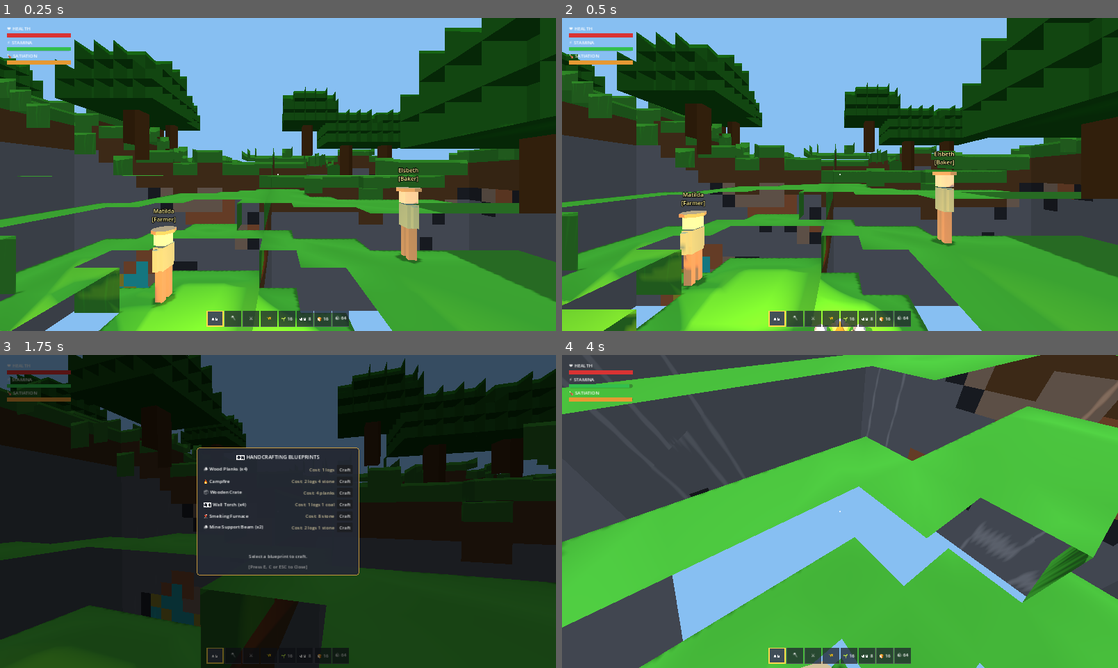
Above: before the commit, frames 1-4 (two rows, left to right).
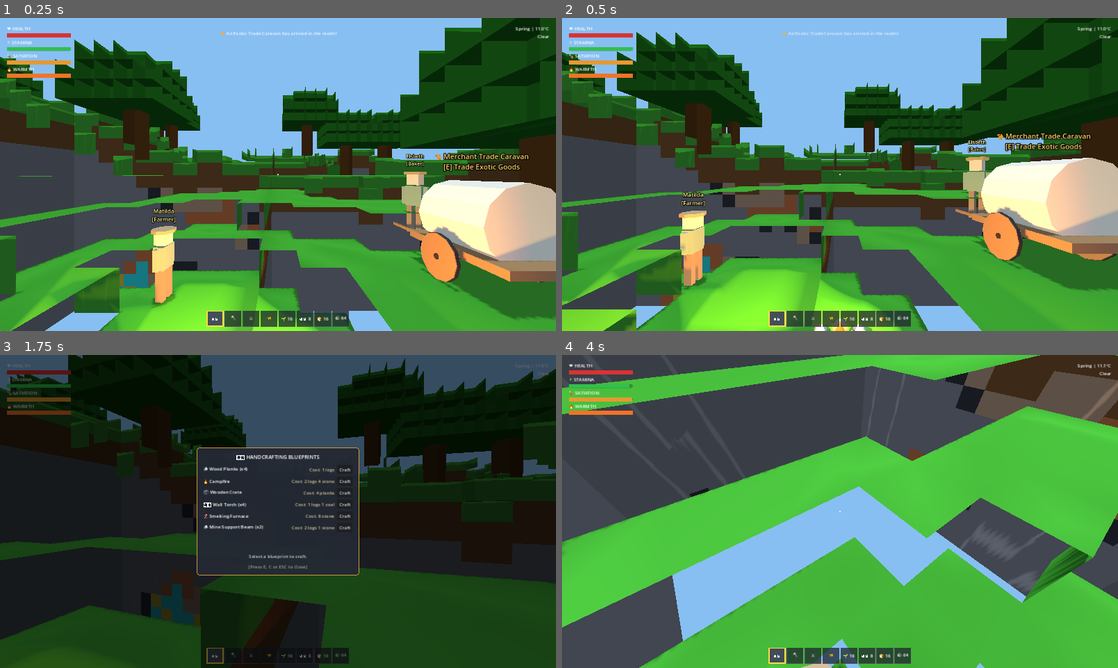
Above: after the commit, the same moments.

Repository: dilmurodmuxsinjonov/my-game
Game: Godot game, scene res://scenes/main.tscn
Two runs of this game, one before a commit and one after it. Both use one fixed random seed, a clock stepped at 60 frames per second and the inputs below.
Inputs (mouse positions are in pixels of both pictures, inside the frame that each line leads up to):
- Up to frame 1 (0.25 s): no input
- Up to frame 2 (0.5 s): no input
- Up to frame 3 (1.75 s): tap Enter at 0.5 s; move the mouse to (305, 511) at 0.52 s; hold W from 0.53 s (still down); tap E at 0.6, 1.55 s; click (305, 511) at 0.67 s; tap Space at 0.77, 1.52 s; tap C at 0.8, 1.35 s; move the mouse to (250, 511) at 1.27 s; click (250, 511) at 1.42 s
- Up to frame 4 (4 s): tap E at 2, 2.1, 3.05, 3.5 s; move the mouse to (895, 442) at 2.02 s; release W at 2.03 s; hold D 2.03-2.78 s; click (895, 442) at 2.17 s; tap C at 2.3, 2.85, 3.8 s; move the mouse to (834, 517) at 2.77 s; hold W 2.78-3.53 s; click (834, 517) at 2.92 s; tap Space at 3.02, 3.77 s; move the mouse to (1006, 558) at 3.52 s; hold A from 3.53 s (still down); tap 1 at 3.6 s; click (1006, 558) at 3.67 s

The runs differ from the first frame. In frame 1, 11% of the frame differs, in the area x 1-100%, y 2-97%; in frame 2, 11%; in frame 3, 0.2%; in frame 4, 0.3%.

Commit message:
feat(climate): add season manager, dynamic weather, warmth vitals, and trade caravan

Diff:
--- a/scripts/core/game_manager.gd
+++ b/scripts/core/game_manager.gd
@@ -15,6 +15,10 @@
 var workstations: Array[Workstation] = []
 var agriculture_manager: AgricultureManager
 var threat_manager: ThreatManager
+var season_manager: SeasonManager
+var active_caravans: Array[TradeCaravan] = []
+var caravan_timer: float = 0.0
+var caravan_interval: float = 160.0
 
 # Game day/night simulation
 var day_timer: float = 0.0
@@ -25,7 +29,7 @@
 	supply_chain = SupplyChain.new()
 	sun_light = $DirectionalLight3D
 
-	# Initialize Agriculture & Threat Systems
+	# Initialize Agriculture, Threat & Season Systems
 	agriculture_manager = AgricultureManager.new(voxel_world, supply_chain)
 	agriculture_manager.name = "AgricultureManager"
 	add_child(agriculture_manager)
@@ -38,6 +42,12 @@
 	threat_manager.raid_spawned.connect(_on_raid_spawned)
 	threat_manager.raid_defeated.connect(_on_raid_defeated)
 	threat_manager.bandit_slain.connect(_on_bandit_slain)
+
+	season_manager = SeasonManager.new(agriculture_manager)
+	season_manager.name = "SeasonManager"
+	add_child(season_manager)
+	season_manager.season_changed.connect(_on_season_changed)
+	season_manager.weather_changed.connect(_on_weather_changed)
 
 	# Wire up player
 	if player:
@@ -68,9 +78,10 @@
 		crafting_menu.supply_chain = supply_chain
 		crafting_menu.item_crafted.connect(_on_item_crafted)
 
-	# Spawn initial workstations and citizens
+	# Spawn initial workstations, citizens, and trade caravan
 	_spawn_initial_workstations()
 	_spawn_initial_citizens()
+	spawn_trade_caravan()
 
 	print("[GAME MANAGER] Voxel Lord realm successfully initialized!")
 
@@ -146,6 +157,20 @@
 		var sun_height = sin(angle_rad)
 		sun_light.light_energy = maxf(0.1, sun_height * 1.2)
 
+	# Thermal climate & seasonal updates
+	if season_manager:
+		var current_temp = season_manager.calculate_current_temperature(progress)
+		if player:
+			player.ambient_temperature = current_temp
+		if hud:
+			hud.update_season_display(season_manager.get_season_name(), current_temp, season_manager.get_weather_name())
+
+	# Caravan periodic arrival
+	caravan_timer += delta
+	if caravan_timer >= caravan_interval:
+		caravan_timer = 0.0
+		spawn_trade_caravan()
+
 func _on_role_reassigned(role_name: String, _delta: int) -> void:
 	var role_enum = Citizen.Role.UNASSIGNED
 	match role_name:
@@ -165,7 +190,7 @@
 		crafting_menu.open_menu(null)
 
 func _on_interact_requested(target: Node3D) -> void:
-	if target is Workstation and crafting_menu:
+	if (target is Workstation or target is TradeCaravan) and crafting_menu:
 		crafting_menu.open_menu(target)
 
 func _on_item_crafted(recipe_name: String, _item: Dictionary) -> void:
@@ -207,3 +232,36 @@
 func _on_bandit_slain(_loot: Dictionary) -> void:
 	if hud:
 		hud.show_notification("☠️ Bandit Slain! Spoils gathered.")
+
+func spawn_trade_caravan() -> void:
+	if active_caravans.size() > 0:
+		return
+
+	var caravan = TradeCaravan.new()
+	var spawn_x = 36
+	var spawn_z = 28
+	var surface_y = voxel_world.get_surface_height(spawn_x, spawn_z) if voxel_world else 16
+	caravan.position = Vector3(spawn_x + 0.5, surface_y + 1.0, spawn_z + 0.5)
+	caravan.traded.connect(_on_caravan_traded)
+	caravan.departed.connect(_on_caravan_departed.bind(caravan))
+	add_child(caravan)
+	active_caravans.append(caravan)
+	if hud:
+		hud.show_notification("🐪 An Exotic Trade Caravan has arrived in the realm!")
+
+func _on_caravan_traded(item_bought: String, cost: int) -> void:
+	if hud:
+		hud.show_notification("💰 Traded %s for %d coins with the caravan!" % [item_bought.capitalize(), cost])
+
+func _on_caravan_departed(caravan: TradeCaravan) -> void:
+	active_caravans.erase(caravan)
+	if hud:
+		hud.show_notification("🐪 Trade Caravan has departed for distant lands.")
+
+func _on_season_changed(_old_season: SeasonManager.Season, new_season: SeasonManager.Season) -> void:
+	if hud and season_manager:
+		hud.show_notification("🍂 Season changed to %s!" % season_manager.get_season_name(new_season))
+
+func _on_weather_changed(new_weather: SeasonManager.Weather) -> void:
+	if hud and season_manager:
+		hud.show_notification("🌧️ Weather: %s" % season_manager.get_weather_name(new_weather))
--- /dev/null
+++ b/scripts/economy/trade_caravan.gd
@@ -0,0 +1,103 @@
+class_name TradeCaravan
+extends StaticBody3D
+
+## Feudal Merchant Trade Caravan.
+## Arrives periodically with draft cart and offers exotic goods (spices, salt, fabric, steel)
+## in exchange for realm commodities and coins.
+
+signal traded(item_bought: String, cost: int)
+signal departed()
+
+var model_instance: Node3D
+var collision_box: CollisionShape3D
+var prompt_label: Label3D
+
+var stay_duration: float = 90.0 # Stays for 1.5 minutes
+var stay_timer: float = 0.0
+
+# Caravan wares and prices (in coins)
+var wares: Dictionary = {
+	"spices": {"price": 12, "stock": 5, "icon": "🌶️"},
+	"cured_salt": {"price": 6, "stock": 10, "icon": "🧂"},
+	"fine_fabric": {"price": 15, "stock": 6, "icon": "🧵"},
+	"steel_ingot": {"price": 20, "stock": 4, "icon": "⚔️"},
+	"rare_seeds": {"price": 8, "stock": 8, "icon": "🌾"}
+}
+
+# Purchase prices for kingdom surplus (what caravan pays the player)
+var purchase_rates: Dictionary = {
+	"bread": 2,
+	"wheat": 1,
+	"logs": 1,
+	"stone": 1,
+	"iron_ore": 3,
+	"copper_ore": 2
+}
+
+func _ready() -> void:
+	_setup_visuals()
+
+func _setup_visuals() -> void:
+	collision_box = CollisionShape3D.new()
+	var box = BoxShape3D.new()
+	box.size = Vector3(1.8, 1.8, 2.6)
+	collision_box.shape = box
+	collision_box.position = Vector3(0, 0.9, 0)
+	add_child(collision_box)
+
+	# Load Blender caravan_cart.glb
+	var glb_path = "res://assets/models/caravan_cart.glb"
+	if ResourceLoader.exists(glb_path):
+		var scene_res = load(glb_path)
+		if scene_res:
+			model_instance = scene_res.instantiate()
+			add_child(model_instance)
+
+	# Prompt billboard
+	prompt_label = Label3D.new()
+	prompt_label.text = "🐪 Merchant Trade Caravan\n[E] Trade Exotic Goods"
+	prompt_label.position = Vector3(0, 2.3, 0)
+	prompt_label.billboard = BaseMaterial3D.BILLBOARD_ENABLED
+	prompt_label.font_size = 28
+	prompt_label.modulate = Color(1.0, 0.85, 0.4)
+	add_child(prompt_label)
+
+func _process(delta: float) -> void:
+	stay_timer += delta
+	if stay_timer >= stay_duration:
+		depart()
+
+func buy_item(item_key: String, supply_chain: SupplyChain) -> bool:
+	if not wares.has(item_key) or not supply_chain:
+		return false
+
+	var ware = wares[item_key]
+	if ware["stock"] <= 0:
+		return false
+
+	var price = ware["price"]
+	# Check if player / supply chain has enough coins
+	var current_coins = supply_chain.inventory.get("coins", 0)
+	if current_coins < price:
+		return false
+
+	supply_chain.consume_resource("coins", price)
+	supply_chain.add_resource(item_key, 1)
+	ware["stock"] -= 1
+	emit_signal("traded", item_key, price)
+	return true
+
+func sell_resource(item_key: String, amount: int, supply_chain: SupplyChain) -> bool:
+	if not purchase_rates.has(item_key) or not supply_chain:
+		return false
+
+	var rate = purchase_rates[item_key]
+	if supply_chain.consume_resource(item_key, amount):
+		var earned_coins = rate * amount
+		supply_chain.add_resource("coins", earned_coins)
+		return true
+	return false
+
+func depart() -> void:
+	emit_signal("departed")
+	queue_free()
--- a/scripts/entities/player.gd
+++ b/scripts/entities/player.gd
@@ -8,6 +8,7 @@
 signal health_changed(new_health: float, max_health: float)
 signal stamina_changed(new_stamina: float, max_stamina: float)
 signal hunger_changed(new_hunger: float, max_hunger: float)
+signal warmth_changed(new_warmth: float, max_warmth: float)
 signal hotbar_slot_changed(slot_index: int, item_data: Dictionary)
 signal block_action_performed(action: String, block_pos: Vector3i, block_type: int)
 signal interact_requested(target: Node3D)
@@ -28,6 +29,9 @@
 var stamina: float = 100.0
 var max_hunger: float = 100.0
 var hunger: float = 0.0 # 0 = satisfied, 100 = starving
+var max_warmth: float = 100.0
+var warmth: float = 100.0
+var ambient_temperature: float = 16.0
 
 # Nodes
 @onready var head: Node3D = Node3D.new()
@@ -39,7 +43,7 @@
 # External references
 var voxel_world: VoxelWorld
 var supply_chain: SupplyChain
-var hovered_workstation: Workstation = null
+var hovered_interactive: Node3D = null
 
 # Hotbar Inventory (8 slots)
 var active_slot: int = 0
@@ -116,8 +120,8 @@
 		if event.keycode >= KEY_1 and event.keycode <= KEY_8:
 			_select_slot(event.keycode - KEY_1)
 		elif event.keycode == KEY_E and Input.mouse_mode == Input.MOUSE_MODE_CAPTURED:
-			if hovered_workstation:
-				emit_signal("interact_requested", hovered_workstation)
+			if hovered_interactive:
+				emit_signal("interact_requested", hovered_interactive)
 			else:
 				emit_signal("open_crafting_requested")
 		elif event.keycode == KEY_ESCAPE:
@@ -138,16 +142,18 @@
 func _check_hovered_interactive() -> void:
 	if raycast and raycast.is_colliding():
 		var col = raycast.get_collider()
-		if col is Workstation:
-			if hovered_workstation != col:
-				if hovered_workstation:
-					hovered_workstation.set_prompt_visible(false)
-				hovered_workstation = col
-				hovered_workstation.set_prompt_visible(true)
+		if col is Workstation or col is TradeCaravan:
+			if hovered_interactive != col:
+				if hovered_interactive and hovered_interactive.has_method("set_prompt_visible"):
+					hovered_interactive.set_prompt_visible(false)
+				hovered_interactive = col
+				if hovered_interactive and hovered_interactive.has_method("set_prompt_visible"):
+					hovered_interactive.set_prompt_visible(true)
 			return
-	if hovered_workstation:
-		hovered_workstation.set_prompt_visible(false)
-		hovered_workstation = null
+	if hovered_interactive:
+		if hovered_interactive.has_method("set_prompt_visible"):
+			hovered_interactive.set_prompt_visible(false)
+		hovered_interactive = null
 
 func _handle_movement(delta: float) -> void:
 	# Gravity
@@ -206,6 +212,46 @@
 		health = minf(max_health, health + delta * 1.5)
 		emit_signal("health_changed", health, max_health)
 
+	# Thermal warmth loop
+	_update_thermal_balance(delta)
+
+func _update_thermal_balance(delta: float) -> void:
+	var is_sheltered = false
+	if voxel_world:
+		var head_pos = Vector3i(int(floor(global_position.x)), int(floor(global_position.y + 1.8)), int(floor(global_position.z)))
+		for dy in range(1, 9):
+			var check_block = voxel_world.get_block_world(head_pos + Vector3i(0, dy, 0))
+			if check_block != VoxelChunk.BlockType.AIR and check_block != VoxelChunk.BlockType.WATER:
+				is_sheltered = true
+				break
+
+	var is_near_heat = false
+	var scene = get_tree().current_scene
+	if scene:
+		for child in scene.get_children():
+			if child is Torch:
+				if global_position.distance_to(child.global_position) < 4.0:
+					is_near_heat = true
+					break
+			elif child is Workstation:
+				if child.station_type == Workstation.StationType.CAMPFIRE or child.station_type == Workstation.StationType.FURNACE:
+					if global_position.distance_to(child.global_position) < 7.0:
+						is_near_heat = true
+						break
+
+	if is_near_heat or ambient_temperature >= 15.0:
+		warmth = minf(max_warmth, warmth + delta * 6.0)
+	elif ambient_temperature < 5.0 and not is_sheltered:
+		var cold_severity = maxf(1.0, (5.0 - ambient_temperature) * 0.4)
+		warmth = maxf(0.0, warmth - delta * cold_severity)
+	elif ambient_temperature < 0.0 and is_sheltered:
+		warmth = maxf(0.0, warmth - delta * 0.5)
+
+	emit_signal("warmth_changed", warmth, max_warmth)
+
+	if warmth <= 0.0:
+		take_damage(delta * 2.5)
+
 func take_damage(amount: float) -> void:
 	health = maxf(0.0, health - amount)
 	emit_signal("health_changed", health, max_health)
@@ -219,9 +265,11 @@
 	health = 50.0
 	hunger = 40.0
 	stamina = 100.0
+	warmth = 100.0
 	emit_signal("health_changed", health, max_health)
 	emit_signal("hunger_changed", hunger, max_hunger)
 	emit_signal("stamina_changed", stamina, max_stamina)
+	emit_signal("warmth_changed", warmth, max_warmth)
 
 func _handle_primary_action() -> void:
 	if not raycast or not raycast.is_colliding():
--- a/scripts/ui/crafting_menu.gd
+++ b/scripts/ui/crafting_menu.gd
@@ -9,6 +9,7 @@
 var player: Player
 var supply_chain: SupplyChain
 var active_workstation: Workstation = null
+var active_caravan: TradeCaravan = null
 
 var is_open: bool = false
 
@@ -198,17 +199,25 @@
 	hint.modulate = Color(0.6, 0.6, 0.6)
 	main_vbox.add_child(hint)
 
-func open_menu(station: Workstation = null) -> void:
-	active_workstation = station
+func open_menu(target: Node = null) -> void:
 	is_open = true
 	visible = true
 	Input.mouse_mode = Input.MOUSE_MODE_VISIBLE
-	_populate_recipes()
+
+	if target is TradeCaravan:
+		active_caravan = target
+		active_workstation = null
+		_populate_caravan_trade()
+	else:
+		active_caravan = null
+		active_workstation = target as Workstation
+		_populate_recipes()
 
 func close_menu() -> void:
 	is_open = false
 	visible = false
 	active_workstation = null
+	active_caravan = null
 	Input.mouse_mode = Input.MOUSE_MODE_CAPTURED
 
 func _unhandled_input(event: InputEvent) -> void:
@@ -340,3 +349,85 @@
 	# Place in active slot or first empty
 	player.hotbar[player.active_slot] = item
 	player.emit_signal("hotbar_slot_changed", player.active_slot, item)
+
+func _populate_caravan_trade() -> void:
+	for child in recipe_list_vbox.get_children():
+		child.queue_free()
+
+	if not active_caravan or not supply_chain:
+		return
+
+	header_title.text = "🐪 FEUDAL TRADE CARAVAN"
+	var coins = supply_chain.inventory.get("coins", 0)
+	status_label.text = "Royal Treasury: %d Gold Coins" % coins
+
+	# Section 1: Buy Exotic Goods
+	var sec1 = Label.new()
+	sec1.text = "--- EXOTIC WARES TO BUY ---"
+	sec1.horizontal_alignment = HORIZONTAL_ALIGNMENT_CENTER
+	sec1.modulate = Color(1.0, 0.85, 0.4)
+	recipe_list_vbox.add_child(sec1)
+
+	for item_key in active_caravan.wares.keys():
+		var ware = active_caravan.wares[item_key]
+		var row = HBoxContainer.new()
+		row.size_flags_horizontal = Control.SIZE_EXPAND_FILL
+
+		var name_lbl = Label.new()
+		name_lbl.text = "%s %s (Stock: %d)" % [ware.get("icon", "📦"), item_key.capitalize(), ware["stock"]]
+		name_lbl.size_flags_horizontal = Control.SIZE_EXPAND_FILL
+		row.add_child(name_lbl)
+
+		var price_lbl = Label.new()
+		price_lbl.text = "%d Coins" % ware["price"]
+		price_lbl.modulate = Color(1.0, 0.85, 0.3)
+		row.add_child(price_lbl)
+
+		var buy_btn = Button.new()
+		buy_btn.text = " Buy 1 "
+		buy_btn.disabled = ware["stock"] <= 0 or coins < ware["price"]
+		buy_btn.pressed.connect(_on_caravan_buy.bind(item_key))
+		row.add_child(buy_btn)
+
+		recipe_list_vbox.add_child(row)
+
+	# Section 2: Sell Realm Surplus
+	var sec2 = Label.new()
+	sec2.text = "--- SELL REALM COMMODITIES (Earn Coins) ---"
+	sec2.horizontal_alignment = HORIZONTAL_ALIGNMENT_CENTER
+	sec2.modulate = Color(0.6, 0.85, 1.0)
+	recipe_list_vbox.add_child(sec2)
+
+	for item_key in active_caravan.purchase_rates.keys():
+		var rate = active_caravan.purchase_rates[item_key]
+		var available = supply_chain.inventory.get(item_key, 0)
+		var row = HBoxContainer.new()
+		row.size_flags_horizontal = Control.SIZE_EXPAND_FILL
+
+		var name_lbl = Label.new()
+		name_lbl.text = "• %s (Stored: %d)" % [item_key.capitalize(), available]
+		name_lbl.size_flags_horizontal = Control.SIZE_EXPAND_FILL
+		row.add_child(name_lbl)
+
+		var rate_lbl = Label.new()
+		rate_lbl.text = "+%d Coins each" % rate
+		rate_lbl.modulate = Color(0.4, 0.9, 0.4)
+		row.add_child(rate_lbl)
+
+		var sell_btn = Button.new()
+		sell_btn.text = " Sell 5 "
+		sell_btn.disabled = available < 5
+		sell_btn.pressed.connect(_on_caravan_sell.bind(item_key, 5))
+		row.add_child(sell_btn)
+
+		recipe_list_vbox.add_child(row)
+
+func _on_caravan_buy(item_key: String) -> void:
+	if active_caravan and active_caravan.buy_item(item_key, supply_chain):
+		status_label.text = "Purchased 1 %s from Trade Caravan!" % item_key.capitalize()
+		_populate_caravan_trade()
+
+func _on_caravan_sell(item_key: String, amount: int) -> void:
+	if active_caravan and active_caravan.sell_resource(item_key, amount, supply_chain):
+		status_label.text = "Sold %d %s for coins!" % [amount, item_key.capitalize()]
+		_populate_caravan_trade()
--- a/scripts/ui/hud.gd
+++ b/scripts/ui/hud.gd
@@ -7,6 +7,8 @@
 var health_bar: ProgressBar
 var hunger_bar: ProgressBar
 var stamina_bar: ProgressBar
+var warmth_bar: ProgressBar
+var season_weather_label: Label
 var crosshair: Control
 var hotbar_container: HBoxContainer
 var notification_label: Label
@@ -84,6 +86,19 @@
 	hunger_bar.add_theme_stylebox_override("fill", sb_hu)
 	vitals_vbox.add_child(hunger_bar)
 
+	# Warmth Bar
+	var wl = Label.new()
+	wl.text = "🔥 WARMTH"
+	vitals_vbox.add_child(wl)
+	warmth_bar = ProgressBar.new()
+	warmth_bar.value = 100.0
+	warmth_bar.custom_minimum_size = Vector2(200, 14)
+	warmth_bar.show_percentage = false
+	var sb_wm = StyleBoxFlat.new()
+	sb_wm.bg_color = Color(0.95, 0.45, 0.15)
+	warmth_bar.add_theme_stylebox_override("fill", sb_wm)
+	vitals_vbox.add_child(warmth_bar)
+
 	# 3. Notification Label (Top Center)
 	notification_label = Label.new()
 	notification_label.anchor_left = 0.5
@@ -93,6 +108,18 @@
 	notification_label.horizontal_alignment = HORIZONTAL_ALIGNMENT_CENTER
 	notification_label.modulate = Color(1.0, 1.0, 1.0, 0.0)
 	add_child(notification_label)
+
+	# 4. Season & Weather Label (Top Right)
+	season_weather_label = Label.new()
+	season_weather_label.anchor_left = 1.0
+	season_weather_label.anchor_right = 1.0
+	season_weather_label.offset_left = -280.0
+	season_weather_label.offset_top = 24.0
+	season_weather_label.offset_right = -24.0
+	season_weather_label.horizontal_alignment = HORIZONTAL_ALIGNMENT_RIGHT
+	season_weather_label.text = "🌸 Spring | 16°C\nClear Sky"
+	season_weather_label.add_theme_font_size_override("font_size", 16)
+	add_child(season_weather_label)
 
 	# 4. Hotbar Container (Bottom Center)
 	hotbar_container = HBoxContainer.new()
@@ -128,6 +155,7 @@
 	player.health_changed.connect(_on_health_changed)
 	player.stamina_changed.connect(_on_stamina_changed)
 	player.hunger_changed.connect(_on_hunger_changed)
+	player.warmth_changed.connect(_on_warmth_changed)
 	player.hotbar_slot_changed.connect(_on_hotbar_changed)
 	player.block_action_performed.connect(_on_block_action)
 
@@ -148,6 +176,14 @@
 	if hunger_bar:
 		# Hunger is inverted: 0 hunger = 100% satiated
 		hunger_bar.value = ((max_hg - hg) / max_hg) * 100.0
+
+func _on_warmth_changed(wm: float, max_wm: float) -> void:
+	if warmth_bar:
+		warmth_bar.value = (wm / max_wm) * 100.0
+
+func update_season_display(season_name: String, temp: float, weather_name: String) -> void:
+	if season_weather_label:
+		season_weather_label.text = "%s | %.1f°C\n%s" % [season_name, temp, weather_name]
 
 func _on_hotbar_changed(index: int, item: Dictionary) -> void:
 	_highlight_active_slot(index)
--- /dev/null
+++ b/scripts/world/season_manager.gd
@@ -0,0 +1,145 @@
+class_name SeasonManager
+extends Node
+
+## Season & Weather Simulation Engine.
+## Controls 4-season progression (Spring, Summer, Autumn, Winter),
+## dynamic temperature calculation, precipitation (Rain/Snow), and environmental impacts.
+
+signal season_changed(old_season: Season, new_season: Season)
+signal weather_changed(new_weather: Weather)
+signal temperature_changed(temp_celsius: float)
+signal precipitation_tick(weather_type: Weather)
+
+enum Season {
+	SPRING = 0,
+	SUMMER = 1,
+	AUTUMN = 2,
+	WINTER = 3
+}
+
+enum Weather {
+	CLEAR = 0,
+	RAIN = 1,
+	SNOW = 2,
+	THUNDERSTORM = 3
+}
+
+# Configuration
+var season_duration: float = 120.0 # 2 minutes per season (8 minute full year)
+var current_season: Season = Season.SPRING
+var current_weather: Weather = Weather.CLEAR
+var current_temperature: float = 16.0 # Celsius
+
+var season_timer: float = 0.0
+var weather_timer: float = 0.0
+var weather_duration: float = 45.0 # Seconds per weather state
+
+# References
+var agriculture_manager: AgricultureManager
+var sun_light: DirectionalLight3D
+
+# Base temperatures per season (°C)
+const SEASON_BASE_TEMPS: Dictionary = {
+	Season.SPRING: 16.0,
+	Season.SUMMER: 28.0,
+	Season.AUTUMN: 11.0,
+	Season.WINTER: -6.0
+}
+
+func _init(p_agri: AgricultureManager = null) -> void:
+	agriculture_manager = p_agri
+
+func _ready() -> void:
+	_calculate_temperature(0.5)
+
+func _process(delta: float) -> void:
+	_tick_season(delta)
+	_tick_weather(delta)
+
+func _tick_season(delta: float) -> void:
+	season_timer += delta
+	if season_timer >= season_duration:
+		season_timer = 0.0
+		var old = current_season
+		current_season = ((int(current_season) + 1) % 4) as Season
+		emit_signal("season_changed", old, current_season)
+		_pick_seasonal_weather()
+
+func _tick_weather(delta: float) -> void:
+	weather_timer += delta
+	if weather_timer >= weather_duration:
+		weather_timer = 0.0
+		_pick_seasonal_weather()
+
+	# Apply precipitation effects periodically
+	if current_weather == Weather.RAIN or current_weather == Weather.THUNDERSTORM:
+		_apply_rain_hydration()
+		emit_signal("precipitation_tick", current_weather)
+	elif current_weather == Weather.SNOW:
+		emit_signal("precipitation_tick", current_weather)
+
+func _pick_seasonal_weather() -> void:
+	var roll = randf()
+	var new_weather = Weather.CLEAR
+
+	match current_season:
+		Season.SPRING:
+			if roll < 0.45: new_weather = Weather.RAIN
+			elif roll < 0.60: new_weather = Weather.THUNDERSTORM
+			else: new_weather = Weather.CLEAR
+		Season.SUMMER:
+			if roll < 0.20: new_weather = Weather.THUNDERSTORM
+			else: new_weather = Weather.CLEAR
+		Season.AUTUMN:
+			if roll < 0.50: new_weather = Weather.RAIN
+			else: new_weather = Weather.CLEAR
+		Season.WINTER:
+			if roll < 0.65: new_weather = Weather.SNOW
+			else: new_weather = Weather.CLEAR
+
+	if new_weather != current_weather:
+		current_weather = new_weather
+		emit_signal("weather_changed", current_weather)
+
+func calculate_current_temperature(day_progress: float = 0.5) -> float:
+	var base = SEASON_BASE_TEMPS.get(current_season, 15.0)
+
+	# Diurnal variation: -5°C at night, +5°C at midday
+	var diurnal = sin((day_progress - 0.25) * TAU) * 5.0
+
+	# Weather impact
+	var weather_mod = 0.0
+	match current_weather:
+		Weather.RAIN: weather_mod = -4.0
+		Weather.THUNDERSTORM: weather_mod = -6.0
+		Weather.SNOW: weather_mod = -8.0
+
+	current_temperature = base + diurnal + weather_mod
+	emit_signal("temperature_changed", current_temperature)
+	return current_temperature
+
+func _calculate_temperature(day_progress: float) -> void:
+	calculate_current_temperature(day_progress)
+
+func _apply_rain_hydration() -> void:
+	if not agriculture_manager:
+		return
+	# Rain hydrates all active crops in the realm
+	for pos in agriculture_manager.active_crops.keys():
+		agriculture_manager.active_crops[pos]["hydrated"] = true
+
+func get_season_name(s: Season = current_season) -> String:
+	match s:
+		Season.SPRING: return "Spring"
+		Season.SUMMER: return "Summer"
+		Season.AUTUMN: return "Autumn"
+		Season.WINTER: return "Winter"
+		_: return "Spring"
+
+func get_weather_name(w: Weather = current_weather) -> String:
+	match w:
+		Weather.CLEAR: return "Clear"
+		Weather.RAIN: return "Gentle Rain"
+		Weather.SNOW: return "Heavy Snowfall"
+		Weather.THUNDERSTORM: return "Thunderstorm"
+		_: return "Clear"
Binary file changed: assets/models/campfire.glb
Binary file added: assets/models/caravan_cart.glb
Not shown, added: assets/models/caravan_cart.glb.import
Binary file changed: assets/models/sword.glb
Not shown, added: scripts/economy/trade_caravan.gd.uid
Not shown, added: scripts/world/season_manager.gd.uid
Not shown, changed: tests/test_engine_vertical_slice.py
Not shown, changed: tools/generate_models.py
